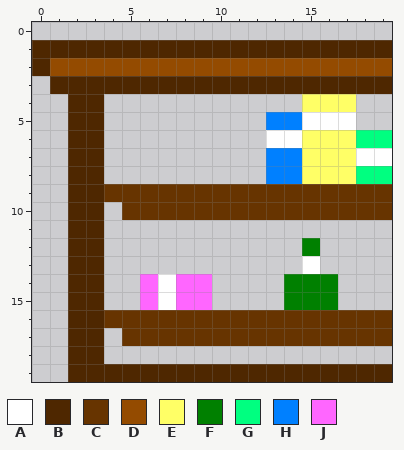
Edited in one commit: pixel-art sprite (img/world3/bookcase_left.png). That is the earlier state.
The file is 100x100 pixels, drawn in blocks of 5x5; one block is one cell here.
Palette (. is transparent): A #ffffff  B #4e2700  C #673400  D #944b00  E #ffff66  F #008000  G #00ff80  H #0080ff  J #ff66ff
Pixels before, first column x 0:
 1 BBBBBBBBBBBBBBBBBBBB
 2 BDDDDDDDDDDDDDDDDDDD
 3 .BBBBBBBBBBBBBBBBBBB
 4 ..BB...........EEE..
 5 ..BB.........HHAAA..
 6 ..BB.........AAEEEGG
 7 ..BB.........HHEEEAA
 8 ..BB.........HHEEEGG
 9 ..BBCCCCCCCCCCCCCCCC
10 ..BB.CCCCCCCCCCCCCCC
11 ..BB................
12 ..BB...........F....
13 ..BB...........A....
14 ..BB..JAJJ....FFF...
15 ..BB..JAJJ....FFF...
16 ..BBCCCCCCCCCCCCCCCC
17 ..BB.CCCCCCCCCCCCCCC
18 ..BB................
19 ..BBBBBBBBBBBBBBBBBB
New version:
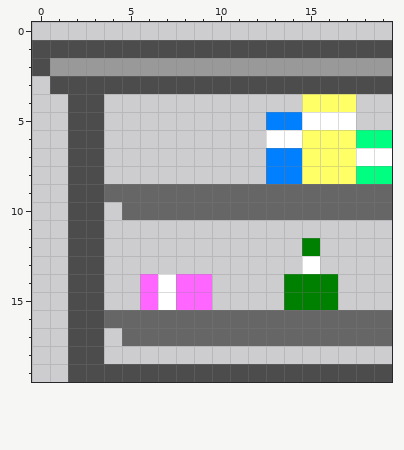
From old to new:
colour B: #4e2700 -> #4c4c4c
colour C: #673400 -> #666666
colour D: #944b00 -> #999999
